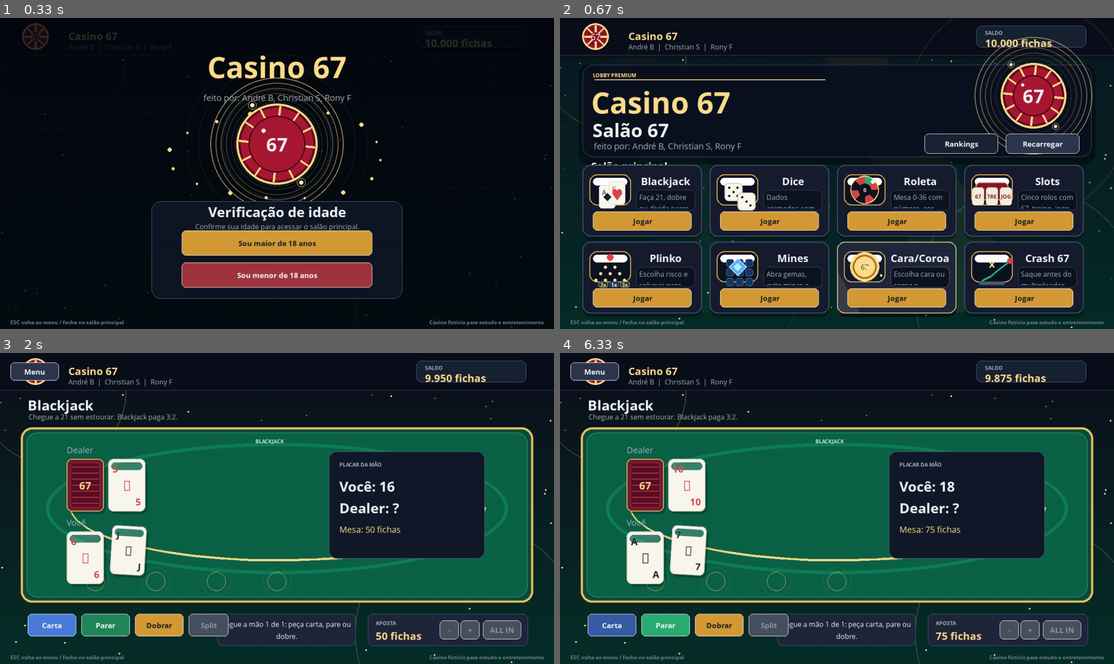
Above: before the commit, frames 1-4 (two rows, left to right).
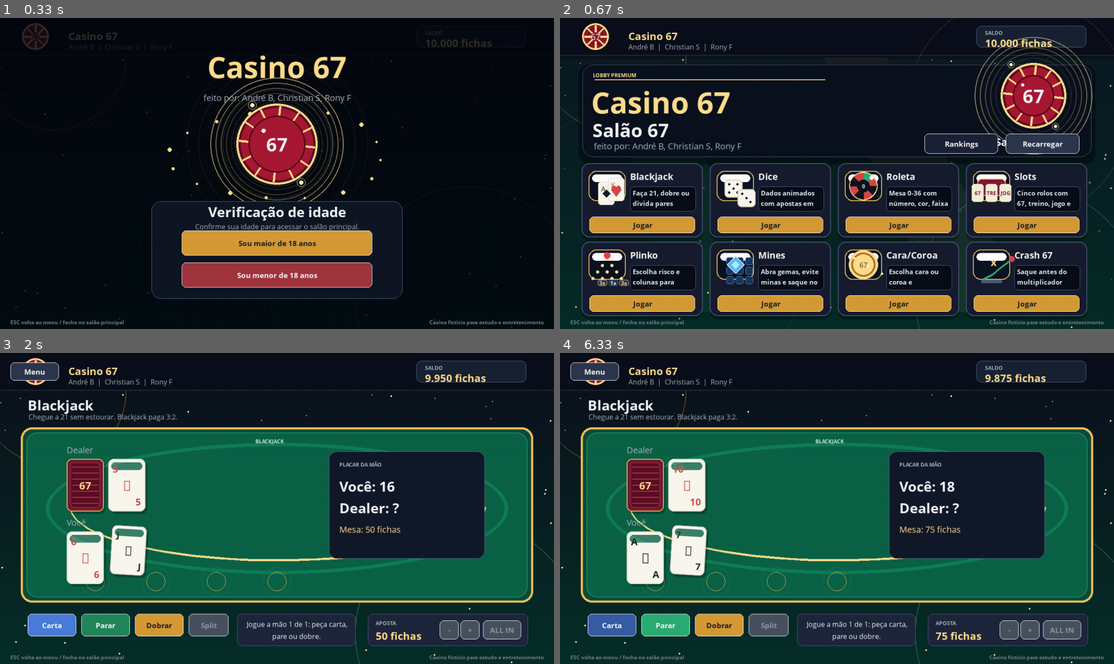
Above: after the commit, the same moments.

Repository: AndreBisker/Projeto-Pygame-Design-de-Software
Game: pygame game, started from main.py
The game is run twice, just before and just after one commit, with the same random seed, the same clock (stepped at 60 frames per second) and the same inputs.
Inputs (mouse positions are in pixels of both pictures, inside the frame that each line leads up to):
- Up to frame 1 (0.33 s): no input
- Up to frame 2 (0.67 s): click "Sou maior de 18 anos" at 0.38 s
- Up to frame 3 (2 s): click "Jogar" at 0.72 s; press the mouse at (448, 629) at 1.03 s; move the mouse to (321, 536) at 1.13 s; release the mouse at (199, 443) at 1.27 s; press the mouse at (448, 629) at 1.37 s; move the mouse to (260, 533) at 1.47 s; release the mouse at (66, 440) at 1.6 s; click "Dar cartas" at 1.72 s
- Up to frame 4 (6.33 s): click "Carta" at 2.05 s; press the mouse at (593, 371) at 2.37 s; move the mouse to (681, 415) at 2.47 s; release the mouse at (764, 458) at 2.6 s; press the mouse at (1030, 629) at 2.7 s; move the mouse to (875, 583) at 2.8 s; release the mouse at (720, 533) at 2.93 s; press the mouse at (1008, 629) at 3.03 s; move the mouse to (870, 595) at 3.13 s; release the mouse at (731, 564) at 3.27 s; press the mouse at (1008, 629) at 3.37 s; move the mouse to (1025, 524) at 3.47 s; release the mouse at (1036, 418) at 3.6 s; press the mouse at (1030, 629) at 3.7 s; move the mouse to (903, 614) at 3.8 s; release the mouse at (776, 598) at 3.93 s; press the mouse at (1030, 629) at 4.03 s; move the mouse to (975, 623) at 4.13 s; release the mouse at (920, 617) at 4.27 s; press the mouse at (1030, 629) at 4.37 s; move the mouse to (975, 601) at 4.47 s; release the mouse at (920, 576) at 4.6 s; press the mouse at (1008, 629) at 4.7 s; move the mouse to (842, 539) at 4.8 s; release the mouse at (676, 449) at 4.93 s; press the mouse at (1008, 629) at 5.03 s; move the mouse to (820, 623) at 5.13 s; release the mouse at (637, 617) at 5.27 s; press the mouse at (726, 623) at 5.37 s; move the mouse to (870, 567) at 5.47 s; release the mouse at (1019, 508) at 5.6 s; press the mouse at (1030, 629) at 5.7 s; move the mouse to (1014, 514) at 5.8 s; release the mouse at (1003, 399) at 5.93 s; click (654, 620) at 6.05 s

Frame 1 is identical in both runs. In frame 2, 17% of the frame differs, in the area x 3-96%, y 38-98%; in frame 3, 0.4%; in frame 4, 0.4%.

Commit message:
Update main.py

Diff:
--- a/main.py
+++ b/main.py
@@ -484,14 +484,14 @@
             ("crash", "Crash 67", "Saque antes do multiplicador explodir.", "rocket"),
         ]
         self.card_rects = []
-        start_x, start_y = 52, 340
-        card_w, card_h, gap_x, gap_y = 276, 166, 18, 12
+        start_x, start_y = 50, 336
+        card_w, card_h, gap_x, gap_y = 280, 172, 16, 10
         for i, (scene, title, desc, icon) in enumerate(games):
             col = i % 4
             row = i // 4
             rect = pygame.Rect(start_x + col * (card_w + gap_x), start_y + row * (card_h + gap_y), card_w, card_h)
             self.card_rects.append((rect, scene, title, desc, icon))
-            self.buttons.append(Button(pygame.Rect(rect.x + 24, rect.bottom - 58, rect.w - 48, 44), "Jogar", lambda s=scene: self.app.set_scene(s), "primary"))
+            self.buttons.append(Button(pygame.Rect(rect.x + 18, rect.bottom - 48, rect.w - 36, 38), "Jogar", lambda s=scene: self.app.set_scene(s), "primary"))
         self.buttons.append(Button(pygame.Rect(1030, 268, 170, 46), "Recarregar", self.app.refill_balance, "secondary"))
         self.buttons.append(Button(pygame.Rect(842, 268, 170, 46), "Rankings", lambda: self.app.set_scene("rankings"), "ghost"))
 
@@ -554,7 +554,7 @@
         draw_text(surface, "Salão 67", fonts["h1"], WHITE, (75, 230))
         draw_text(surface, "feito por: André B, Christian S, Rony F", fonts["body"], MUTED, (78, 282))
         draw_premium_chip(surface, (1094, 180), 76, "67", fonts["h1"], (math.sin(self.time * 1.6) + 1) / 2)
-        draw_text(surface, "Salão principal", fonts["h3"], WHITE, (72, 326))
+        draw_text(surface, "Salão principal", fonts["h3"], WHITE, (1094, 286), "center")
 
     def draw_menu_card(self, surface, rect, scene, title, desc, hovered):
         fonts = self.app.fonts
@@ -578,14 +578,16 @@
             pygame.draw.polygon(glow, (255, 235, 170, int(34 * t)), [(sweep_x, 0), (sweep_x + 62, 0), (sweep_x + 152, rect.h), (sweep_x + 88, rect.h)])
             surface.blit(glow, rect)
         compact = rect.h < 220
-        icon_rect = pygame.Rect(rect.x + 16, rect.y + 22, 96 if compact else 116, 72 if compact else 96)
+        icon_rect = pygame.Rect(rect.x + 16, rect.y + 18, 86 if compact else 116, 70 if compact else 96)
         draw_game_icon(surface, icon_rect, scene, fonts, hovered)
-        title_rect = pygame.Rect(rect.x + (124 if compact else 12), rect.y + (20 if compact else 132), rect.w - (140 if compact else 24), 34)
-        draw_centered_wrapped(surface, title, fonts["h3"], WHITE, title_rect, 2)
-        desc_panel = pygame.Rect(rect.x + (124 if compact else 14), rect.y + (58 if compact else 174), rect.w - (140 if compact else 28), 48 if compact else 86)
-        rounded_rect(surface, desc_panel, (14, 20, 34), 12, 1, lerp_color((62, 76, 104), (132, 112, 66), t))
-        draw_wrapped_text(surface, desc, fonts["small"], MUTED, desc_panel.inflate(-14, -10), 4, 2 if compact else 3)
-        cta = pygame.Rect(rect.x + 24, rect.bottom - 58, rect.w - 48, 44)
+        text_x = rect.x + (112 if compact else 12)
+        text_w = rect.right - text_x - 16
+        title_rect = pygame.Rect(text_x, rect.y + (16 if compact else 132), text_w, 34)
+        draw_wrapped_text(surface, title, fonts["menu_title"], WHITE, title_rect, 2, 1)
+        desc_panel = pygame.Rect(text_x, rect.y + (54 if compact else 174), text_w, 58 if compact else 86)
+        rounded_rect(surface, desc_panel, (8, 14, 25), 10, 1, lerp_color((82, 96, 126), GOLD, t * 0.65))
+        draw_wrapped_text(surface, desc, fonts["menu_desc"], (224, 232, 239), desc_panel.inflate(-12, -8), 3, 2 if compact else 3)
+        cta = pygame.Rect(rect.x + 18, rect.bottom - 48, rect.w - 36, 38)
         if t > 0.03:
             cta_glow = pygame.Surface((cta.w + 30, cta.h + 24), pygame.SRCALPHA)
             pygame.draw.rect(cta_glow, (255, 210, 112, int(72 * t)), pygame.Rect(15, 12, cta.w, cta.h), border_radius=12)
@@ -991,7 +993,7 @@
         draw_text(surface, f"{label}: {player_value}", self.app.fonts["h2"], WHITE, (info_rect.x + 24, info_rect.y + 58))
         draw_text(surface, f"Dealer: {dealer_value}", self.app.fonts["h2"], WHITE, (info_rect.x + 24, info_rect.y + 108))
         draw_text(surface, f"Mesa: {br_money(self.stake)} fichas", self.app.fonts["body"], GOLD_2, (info_rect.x + 24, info_rect.y + 166))
-        msg_rect = pygame.Rect(502, 604, 320, 74)
+        msg_rect = pygame.Rect(548, 604, 274, 74) if self.phase == "player" else pygame.Rect(502, 604, 320, 74)
         rounded_rect(surface, msg_rect, PANEL_2, 12, 1, (82, 96, 126))
         draw_centered_wrapped(surface, self.message, self.app.fonts["small"], WHITE, msg_rect)
         if self.phase in ("ready", "result"):
@@ -2250,7 +2252,7 @@
         draw_text(surface, f"{self.multiplier:.2f}x", self.app.fonts["h2"], GOLD_2, (878, 318))
         draw_text(surface, "SAQUE AGORA", self.app.fonts["tiny"], MUTED, (878, 386))
         draw_text(surface, f"{br_money(int(self.stake * self.multiplier))} fichas", self.app.fonts["h3"], GREEN, (878, 418))
-        msg_rect = pygame.Rect(292, 604, 510, 74)
+        msg_rect = pygame.Rect(458, 604, 364, 74)
         rounded_rect(surface, msg_rect, PANEL_2, 12, 1, (82, 96, 126))
         draw_centered_wrapped(surface, self.message, self.app.fonts["small"], WHITE, msg_rect)
         self.draw_bet_box(surface, 850, 604)
@@ -2580,6 +2582,8 @@
             "h3": pygame.font.SysFont(families, 26, bold=True),
             "body": pygame.font.SysFont(families, 22),
             "button": pygame.font.SysFont(families, 18, bold=True),
+            "menu_title": pygame.font.SysFont(families, 23, bold=True),
+            "menu_desc": pygame.font.SysFont(families, 16, bold=True),
             "small": pygame.font.SysFont(families, 17),
             "tiny": pygame.font.SysFont(families, 13, bold=True),
             "card": pygame.font.SysFont(families, 24, bold=True),
